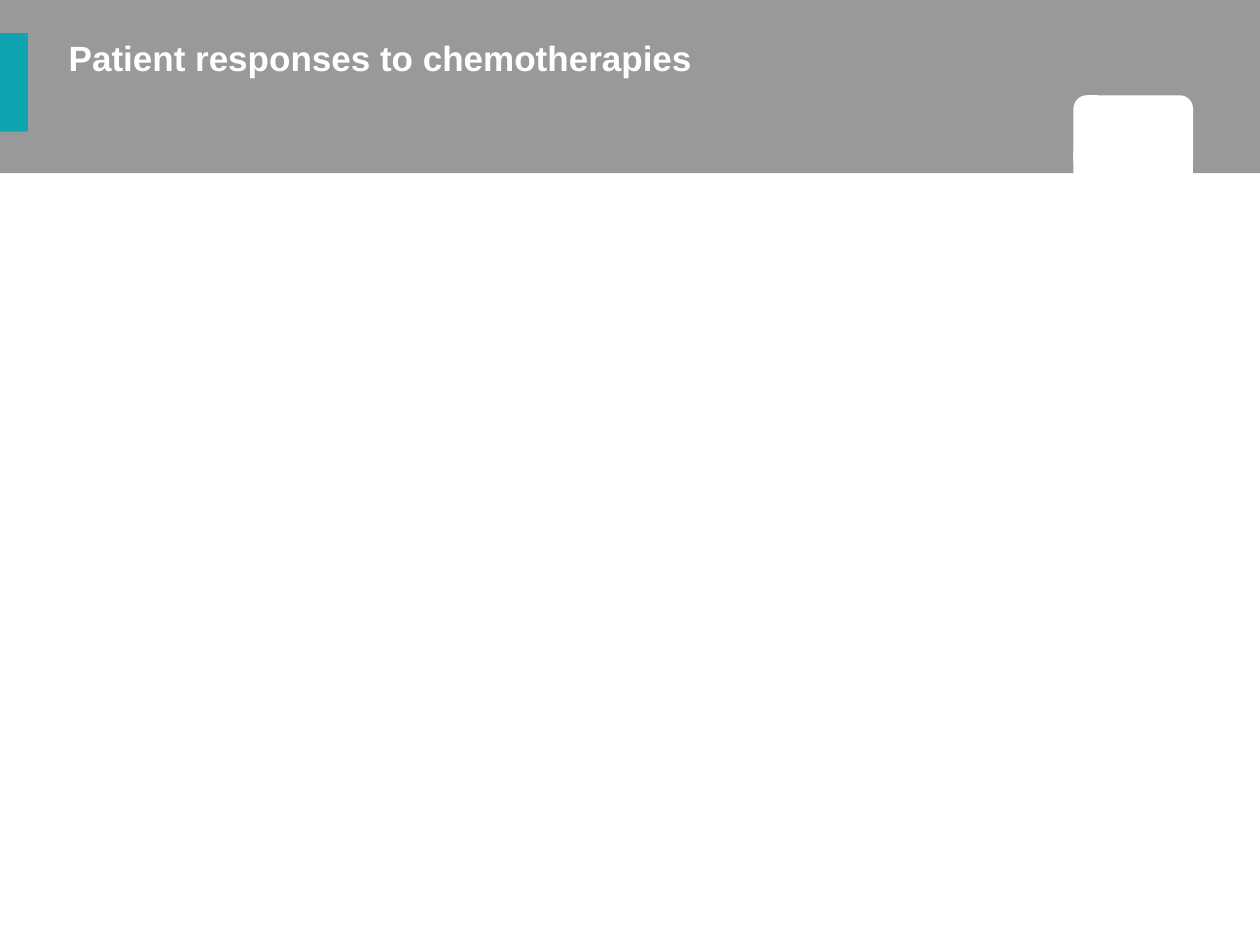
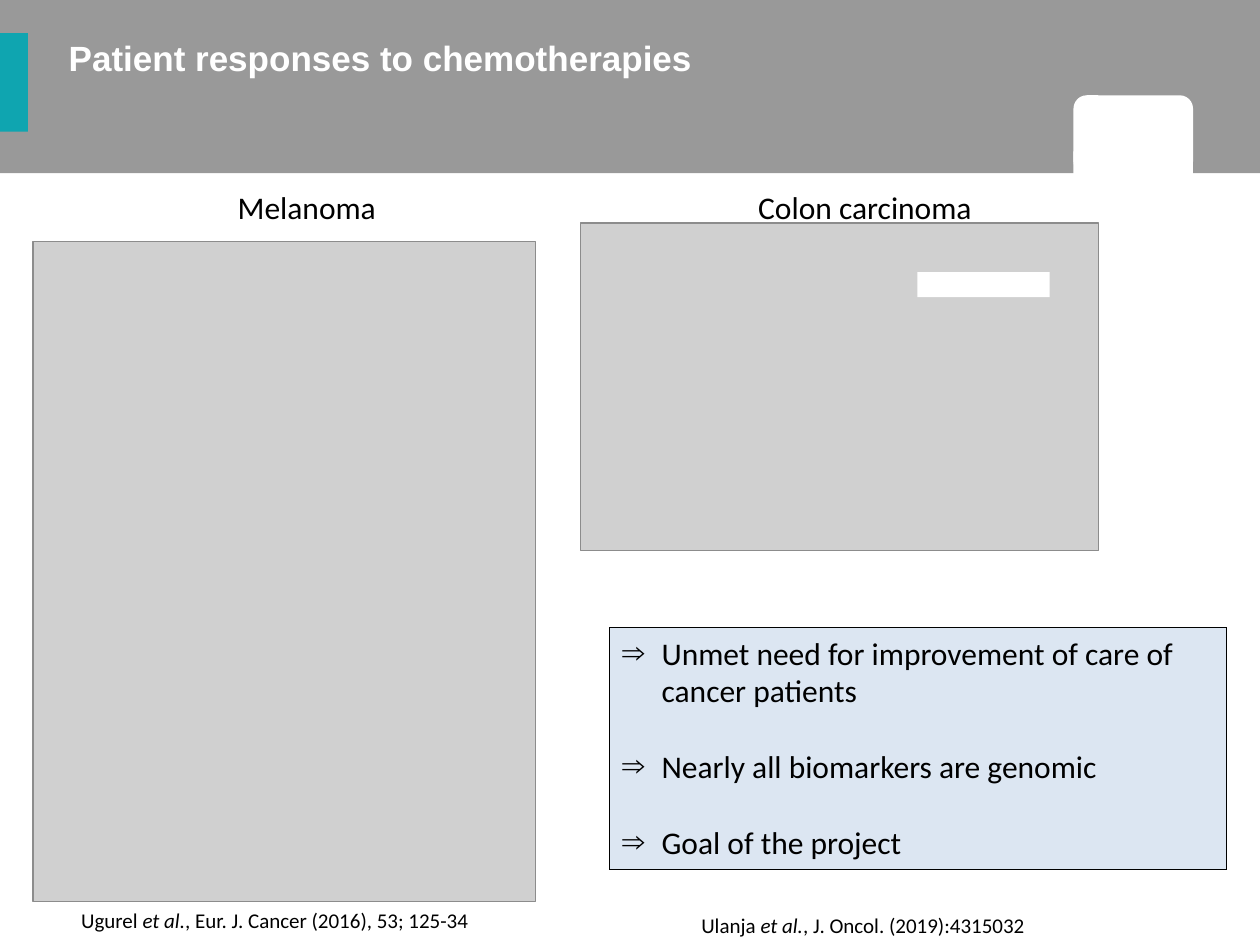
Before and after one commit to sysbiolux/DeepOncoAI, a slide deck: slide 2 of 20220919_10xNestedRedo/202210_Talk_ICSB_DeLandtsheer.pptx. Drawn at 1260x945 pixels with LibreOffice and Linux fonts; fonts in the diff are those of the drawing; grey boxes stand for pictures; background and template pictures are left out. Boxes give left, top, right and bottom in pixels: in the first picture for what was removed or moved away, otherwise in the second. Text is boxed around its words. In the diff, an @@ line names an element or a change of style, - is before the commit and + after.

```diff
--- a/20220919_10xNestedRedo/202210_Talk_ICSB_DeLandtsheer.pptx
+++ b/20220919_10xNestedRedo/202210_Talk_ICSB_DeLandtsheer.pptx
@@ text added at [238, 197, 376, 220], 18 pt, text #000000 @@
+Melanoma
@@ text added at [758, 197, 972, 227], 18 pt, text #000000 @@
+Colon carcinoma
@@ picture added at [581, 223, 1099, 551] @@
@@ picture added at [33, 242, 536, 902] @@
@@ rectangle added at [917, 272, 1050, 297], fill #FFFFFF @@
@@ rectangle added at [610, 627, 1227, 869], fill #DCE6F2, outline #000000 0.75 pt, 18 pt, text #000000 @@
+⇒ Unmet need for improvement of care of cancer patients
+⇒ Nearly all biomarkers are genomic
+⇒ Goal of the project
@@ text added at [81, 913, 468, 932], 12 pt, text #000000 @@
+Ugurel et al., Eur. J. Cancer (2016), 53; 125-34
@@ text added at [701, 918, 1024, 937], 12 pt, text #000000 @@
+Ulanja et al., J. Oncol. (2019):4315032
```
Also in this commit, not shown: 4 other slides changed, 9 slides added, 4 slides removed, 3 other files.
